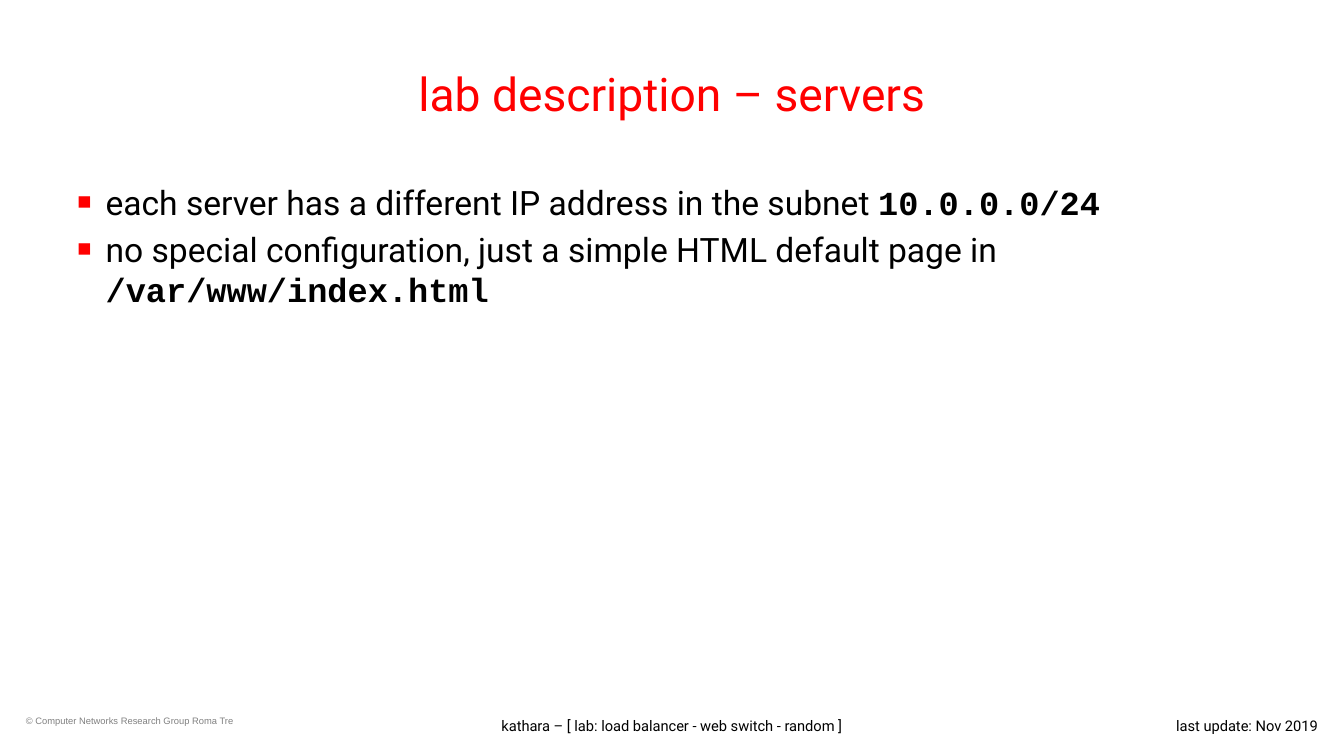
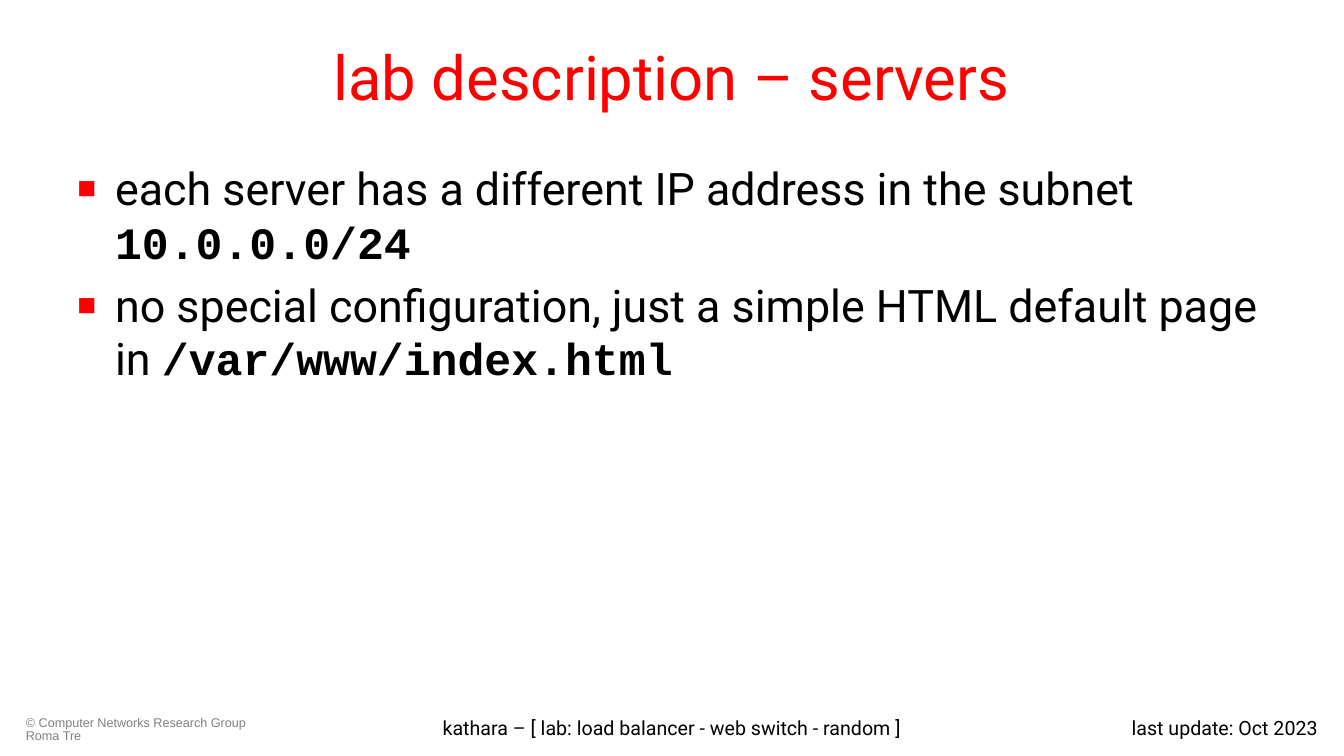
Before and after one commit to KatharaFramework/Kathara-Labs, a slide deck: slide 5 of main-labs/application-level/load-balancer-random/013-kathara-lab_load-balancer-ws-rnd.pptx. Drawn at 1344x756 pixels with LibreOffice and Linux fonts; fonts in the diff are those of the drawing; background and template pictures are left out. Boxes give left, top, right and bottom in pixels: in the first picture for what was removed or moved away, otherwise in the second. Text is boxed around its words. In the diff, an @@ line names an element or a change of style, - is before the commit and + after.

Commit message:
Update load balancer

```diff
--- a/main-labs/application-level/load-balancer-random/013-kathara-lab_load-balancer-ws-rnd.pptx
+++ b/main-labs/application-level/load-balancer-random/013-kathara-lab_load-balancer-ws-rnd.pptx
@@ title "lab description – servers": place and size @@
-title "lab description – servers" at (418,76,925,121)
+title "lab description – servers" at (334,53,1010,113)
@@ title "lab description – servers" at (334,53,1010,113): size 33 to 44 pt @@
@@ text "each server has a different ...": place and size @@
-text "each server has a different ..." at (106,189,1100,303)
+text "each server has a different ..." at (115,171,1257,376)
@@ text "each server has a different ..." at (115,171,1257,376): size 24 to 32 pt; indent changed; more space between paragraphs @@
@@ text "© Computer Networks Research Group ..." at (26,718,246,740): size 6.8 to 9 pt @@
@@ text "kathara – [ lab: load ..." at (443,720,890,736): size 10.5 to 14 pt @@
@@ text at (1132,720,1317,739): text changed; size 10.5 to 14 pt @@
-last update: Nov 2019
+last update: Oct 2023
```
Also in this commit, not shown: 9 other slides changed, 3 other files.
